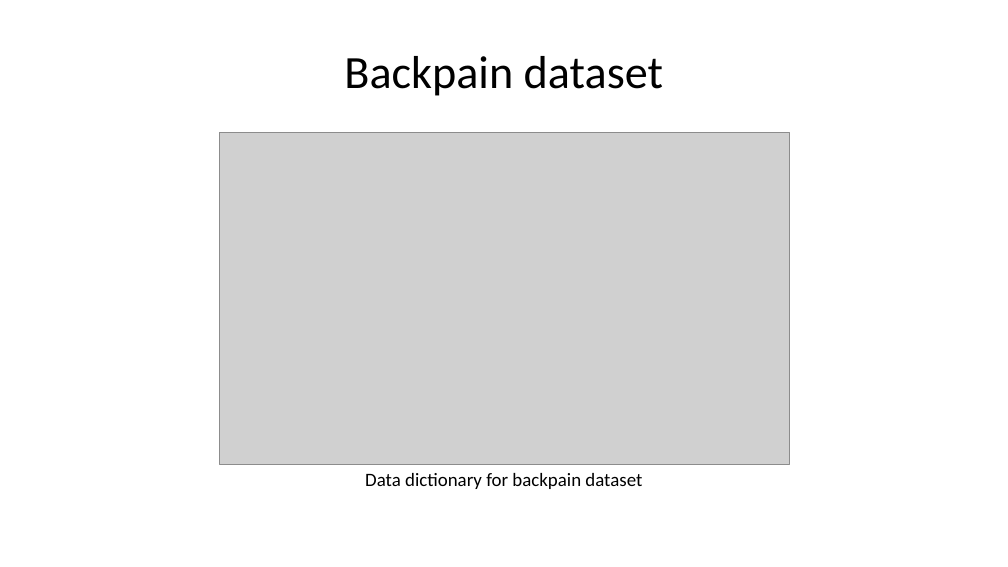
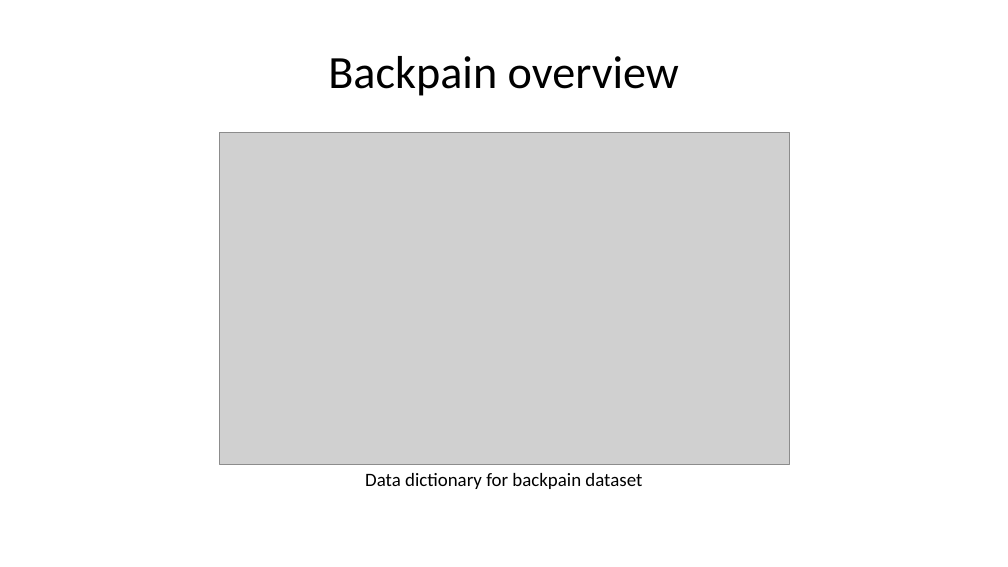
Before and after one commit to pmean/classes, a slide deck: slide 34 of introduction-to-r/results/v06-slides-and-speaker-notes.pptx. Drawn at 1008x567 pixels with LibreOffice and Linux fonts; fonts in the diff are those of the drawing; grey boxes stand for pictures. Boxes give left, top, right and bottom in pixels: in the first picture for what was removed or moved away, otherwise in the second. Text is boxed around its words. In the diff, an @@ line names an element or a change of style, - is before the commit and + after.

```diff
--- a/introduction-to-r/results/v06-slides-and-speaker-notes.pptx
+++ b/introduction-to-r/results/v06-slides-and-speaker-notes.pptx
@@ title at (328,56,679,96): text changed @@
-Backpain dataset
+Backpain overview
```
Also in this commit, not shown: 5 other slides changed, 5 slides added, 3 slides removed, 3 other files.
